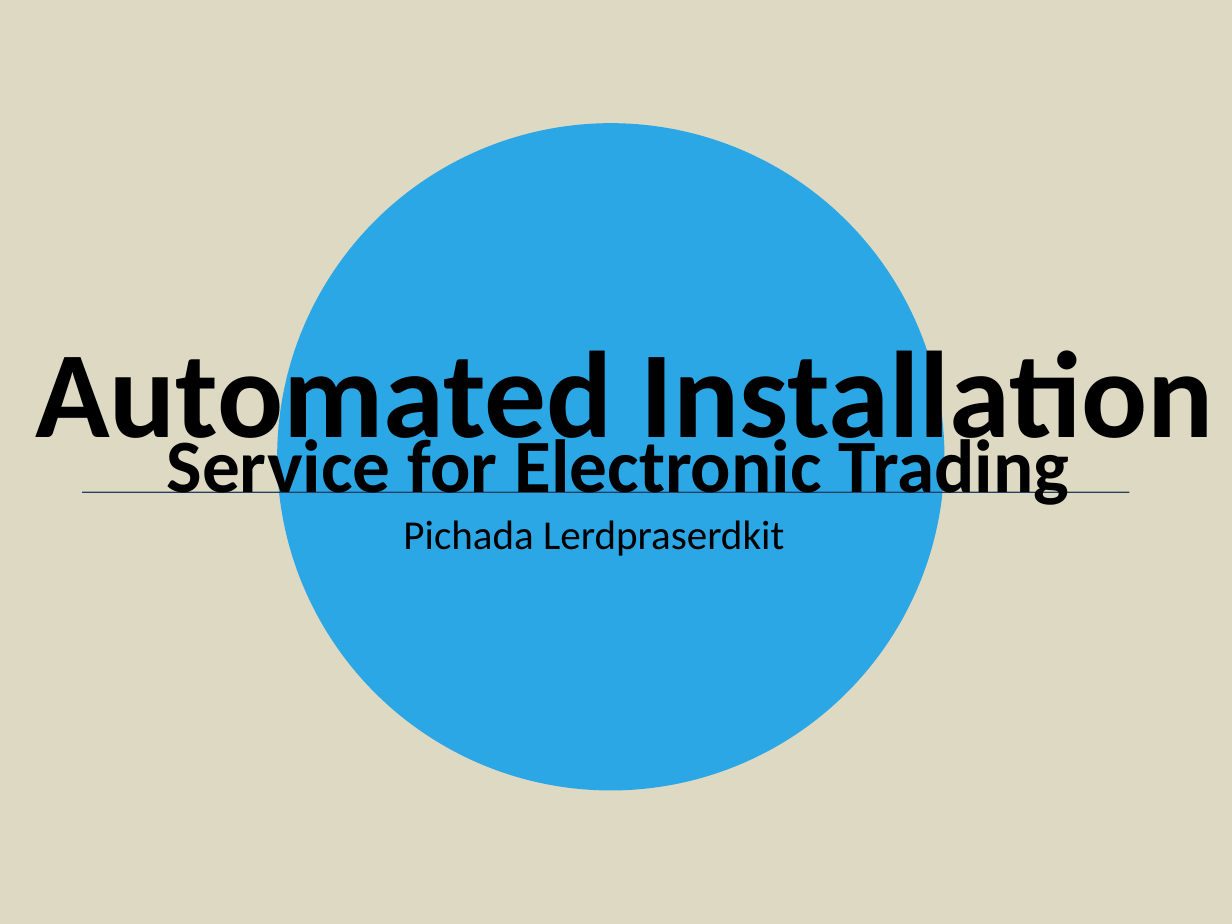
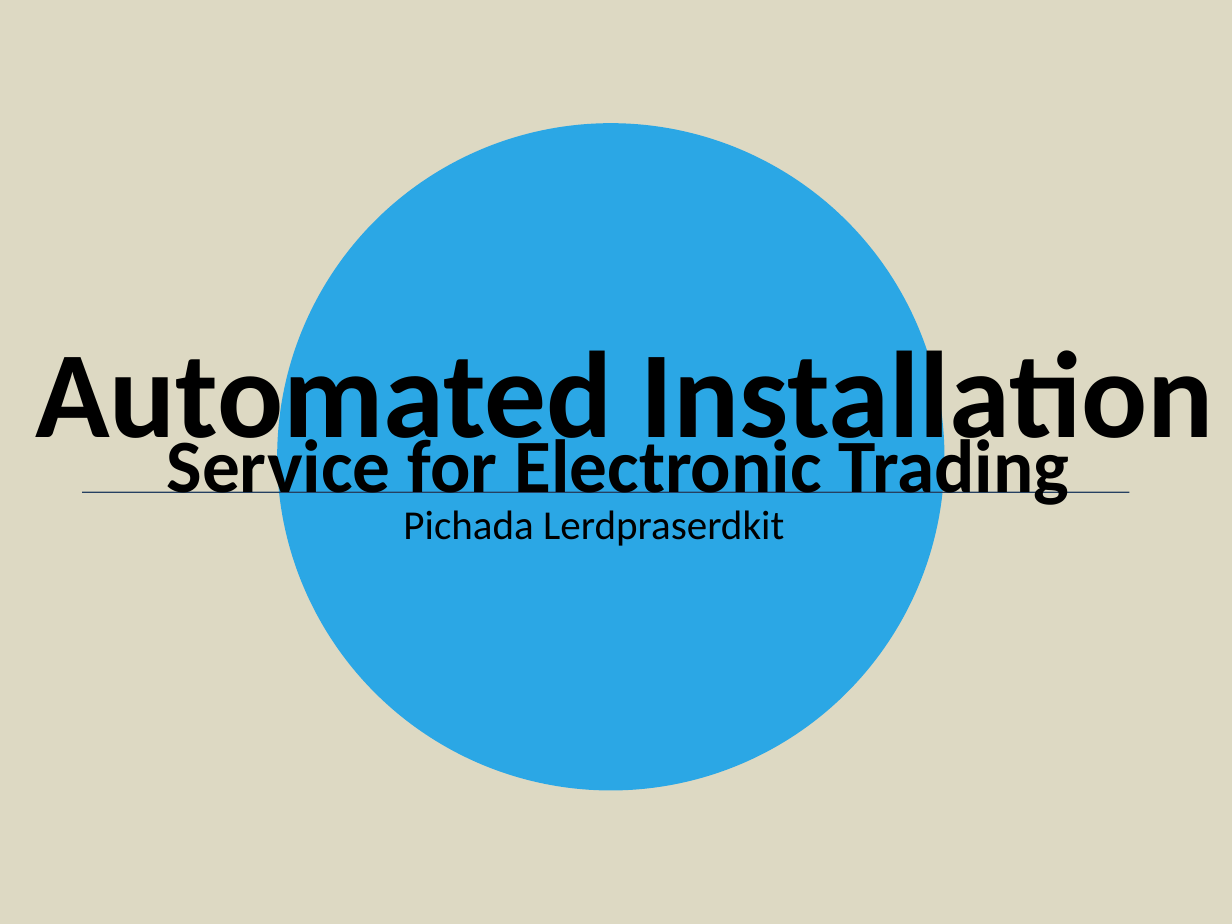
Before and after one commit to picahpm/ThesisPi, a slide deck: slide 1 of 1stPresent.ppt. Drawn at 1232x924 pixels with LibreOffice and Linux fonts; fonts in the diff are those of the drawing. Boxes give left, top, right and bottom in pixels: in the first picture for what was removed or moved away, otherwise in the second. Text is boxed around its words. In the diff, an @@ line names an element or a change of style, - is before the commit and + after.

```diff
--- a/1stPresent.ppt
+++ b/1stPresent.ppt
@@ text "Pichada Lerdpraserdkit": place and size @@
-text "Pichada Lerdpraserdkit" at [403,520,784,556]
+text "Pichada Lerdpraserdkit" at [403,510,784,546]
```
Also in this commit, not shown: 3 other slides changed, 9 other files.
